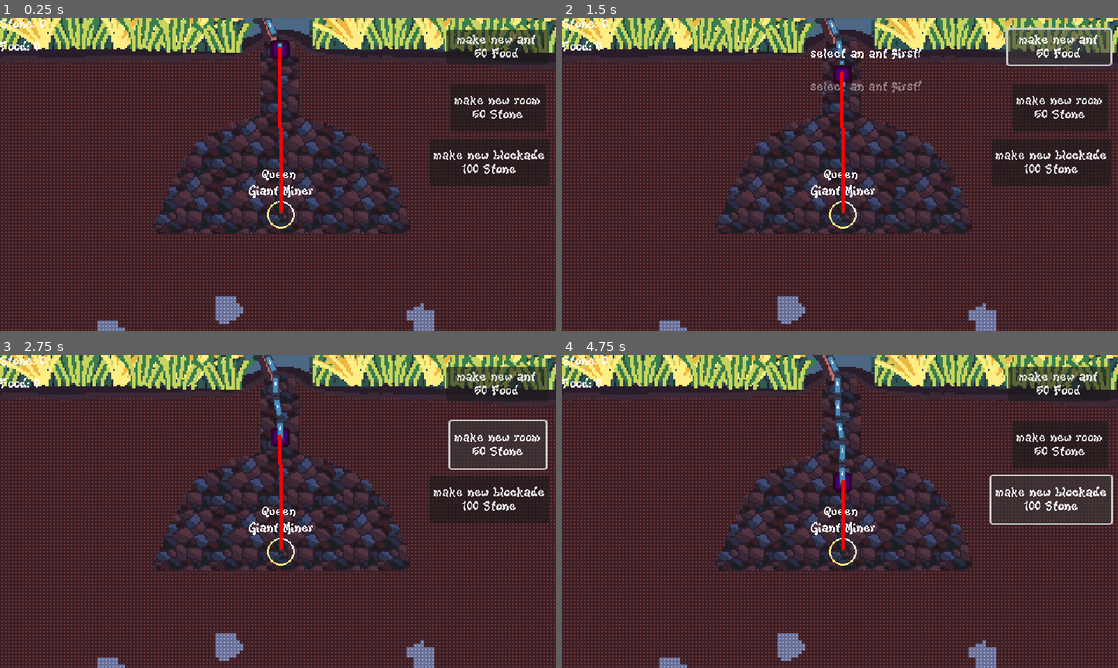
Above: before the commit, frames 1-4 (two rows, left to right).
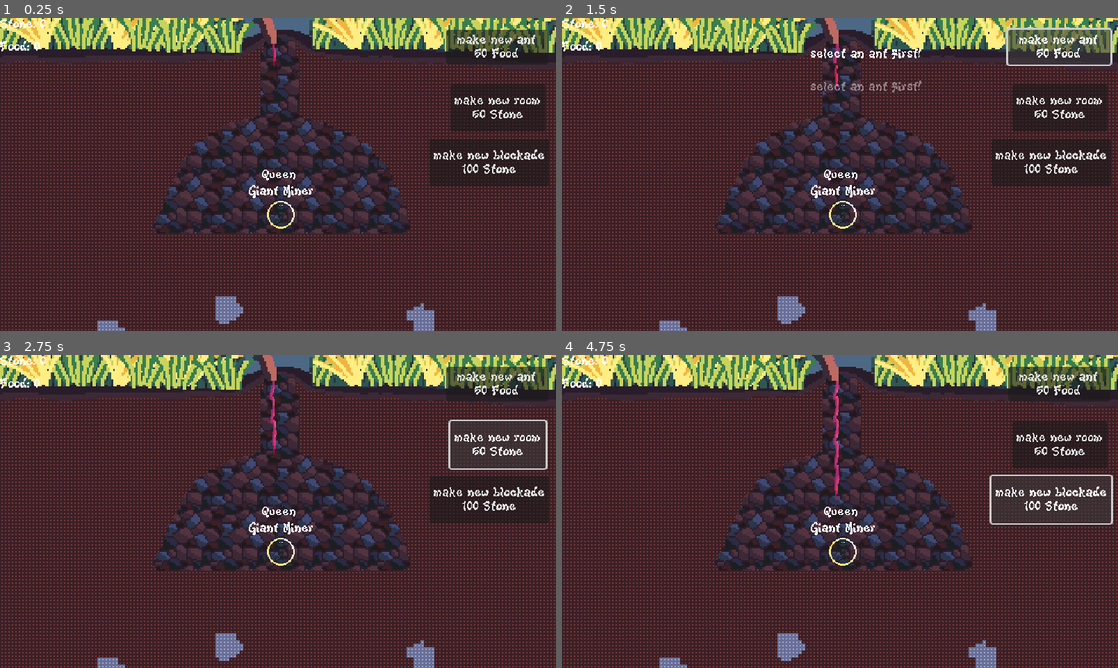
Above: after the commit, the same moments.

Repository: AlbieGray/LD57
Game: Godot game, scene res://Scenes/Game.tscn
Same seed, same stepped clock (60 frames per second), same inputs: the game is played once before the commit and once after it. The engine's default icon, where the game draws it, is replaced by a stand-in: a white triangle on a blue panel in a dark square.
Inputs:
- Up to frame 1 (0.25 s): no input
- Up to frame 2 (1.5 s): click "make new ant 50 Food" at 0.5 s; click "make new ant 50 Food" at 1.25 s
- Up to frame 3 (2.75 s): click "make new room 50 Stone" at 2 s
- Up to frame 4 (4.75 s): click "make new room 50 Stone" at 2.75 s; click "make new blockade 100 Stone" at 3.5 s; click "make new blockade 100 Stone" at 4.25 s

The runs differ from the first frame. In frame 1, 0.6% of the frame differs, in the area x 47-53%, y 0-63%; in frame 2, 0.6%; in frame 3, 0.7%; in frame 4, 0.9%.

Commit message:
updated tongue png

Diff:
--- a/Scenes/Ant.tscn
+++ b/Scenes/Ant.tscn
@@ -356,6 +356,7 @@
 collision_mask = 0
 input_pickable = true
 script = ExtResource("1_yahas")
+speed = 20
 
 [node name="SelectedRing" type="Sprite2D" parent="."]
 position = Vector2(-0.144001, 4.292)
--- a/Scenes/Game.tscn
+++ b/Scenes/Game.tscn
@@ -69,12 +69,14 @@
 texture = ExtResource("3_71axn")
 
 [node name="Anteater" type="AnimatedSprite2D" parent="Props"]
+z_index = 1
 position = Vector2(160, -75)
 sprite_frames = SubResource("SpriteFrames_alh3a")
 animation = &"Idle"
 autoplay = "Idle"
 
 [node name="Grass" type="Sprite2D" parent="Props"]
+z_index = 1
 position = Vector2(320, 12)
 texture = ExtResource("5_3so38")
 
@@ -82,7 +84,7 @@
 position = Vector2(323, 222)
 
 [node name="Tongue" parent="." node_paths=PackedStringArray("player") instance=ExtResource("6_7lihs")]
-position = Vector2(322, 31)
+position = Vector2(315, 36)
 player = NodePath("../Ant")
 
 [node name="Camera" type="Camera2D" parent="."]
--- a/Scenes/rope/rope_end.tscn
+++ b/Scenes/rope/rope_end.tscn
@@ -20,6 +20,7 @@
 bias = 0.1
 
 [node name="Sprite2D" type="Sprite2D" parent="."]
+visible = false
 scale = Vector2(0.0507813, 0.0507813)
 texture = ExtResource("1_orlcd")
 
--- a/Scenes/rope/tongue.tscn
+++ b/Scenes/rope/tongue.tscn
@@ -1,7 +1,7 @@
 [gd_scene load_steps=5 format=3 uid="uid://bbi4fjfl186od"]
 
-[ext_resource type="Texture2D" uid="uid://bhm5cbnlvkisa" path="res://icon.svg" id="1_2g2cu"]
 [ext_resource type="Script" uid="uid://cm2g15r5haq5q" path="res://Scripts/tongue.gd" id="1_xy2nq"]
+[ext_resource type="Texture2D" uid="uid://d35o56deyihdk" path="res://assets/sprites/Tongue_Tip.png" id="2_i0wcl"]
 
 [sub_resource type="CircleShape2D" id="CircleShape2D_i0wcl"]
 radius = 8.0
@@ -21,14 +21,14 @@
 shape = SubResource("CircleShape2D_i0wcl")
 
 [node name="tongueSprite" type="Sprite2D" parent="."]
-modulate = Color(0.959708, 3.27289e-06, 0.574776, 1)
-scale = Vector2(0.165, 0.165)
-texture = ExtResource("1_2g2cu")
+modulate = Color(1, 0.558456, 0.740954, 1)
+position = Vector2(1.75, 1.5)
+scale = Vector2(0.515625, 1.09375)
+texture = ExtResource("2_i0wcl")
 
 [node name="navAgent" type="NavigationAgent2D" parent="."]
 navigation_layers = 4
 radius = 20.0
-debug_enabled = true
 
 [node name="Timer" type="Timer" parent="."]
 wait_time = 2.0
--- a/Scenes/rope/tongue_chain.tscn
+++ b/Scenes/rope/tongue_chain.tscn
@@ -1,7 +1,7 @@
 [gd_scene load_steps=4 format=3 uid="uid://d5rkfcqdpdlg"]
 
 [ext_resource type="Script" uid="uid://dgukkisqx5epg" path="res://Scripts/tongue_chain.gd" id="1_r0n38"]
-[ext_resource type="Texture2D" uid="uid://bhm5cbnlvkisa" path="res://icon.svg" id="2_fsc12"]
+[ext_resource type="Texture2D" uid="uid://c3fbntgvjnol3" path="res://assets/sprites/tonguechain.png" id="2_fsc12"]
 
 [sub_resource type="CapsuleShape2D" id="CapsuleShape2D_bgnh3"]
 radius = 8.0
@@ -24,6 +24,6 @@
 bias = 0.1
 
 [node name="Sprite2D" type="Sprite2D" parent="."]
-position = Vector2(9.53674e-07, 13)
-scale = Vector2(0.0625, 0.203125)
+position = Vector2(0.5, 13)
+scale = Vector2(0.40625, 1)
 texture = ExtResource("2_fsc12")
--- a/Scripts/ant.gd
+++ b/Scripts/ant.gd
@@ -169,7 +169,7 @@
 			game.stone += 1
 			game.update_gui()
 		#food
-		if tile_type == Vector2i(7, 3):
+		if tile_type == Vector2i(5, 3):
 			game.food += 1
 			game.update_gui()
 
Binary file added: assets/sprites/Tongue.png
Not shown, added: assets/sprites/Tongue.png.import
Binary file added: assets/sprites/Tongue_Tip.png
Not shown, added: assets/sprites/Tongue_Tip.png.import
Binary file added: assets/sprites/tonguechain.png
Not shown, added: assets/sprites/tonguechain.png.import
